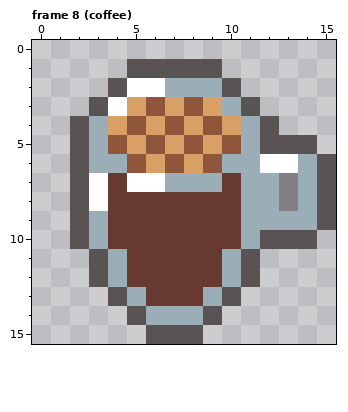
Two versions of one pixel-art file, res/ase/props.aseprite. Above, as it was before the edit.
16x16 pixels, 12 frames. Shown: frame 8 (coffee). The commit also changed other frames, which this record leaves out.
After the commit:
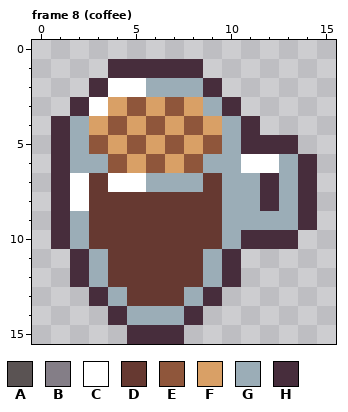
Palette (. is transparent): A #5a5353  B #847e87  C #ffffff  D #663931  E #8f563b  F #d9a066  G #9badb7  H #472d3c
Diff:
--- frame 8 (coffee)
@@ x 0..15 @@
  0 ................
- 1 .....AAAAA......
- 2 ....ACCGGGA.....
- 3 ...ACFEFEFGA....
- 4 ..AGFEFEFEFGA...
- 5 ..AGEFEFEFEGAAA.
- 6 ..AGGEFEFEGGCCGA
- 7 ..ACDCCGGGDGGBGA
- 8 ..ACDDDDDDDGGBGA
- 9 ..AGDDDDDDDGGGGA
-10 ..AGDDDDDDDGAAA.
-11 ...AGDDDDDGA....
-12 ...AGDDDDDGA....
-13 ....AGDDDGA.....
-14 .....AGGGA......
-15 ......AAA.......
+ 1 ....HHHHH.......
+ 2 ...HCCGGGH......
+ 3 ..HCFEFEFGH.....
+ 4 .HGFEFEFEFGH....
+ 5 .HGEFEFEFEGHHH..
+ 6 .HGGEFEFEGGCCGH.
+ 7 .HCDCCGGGDGGHGH.
+ 8 .HCDDDDDDDGGHGH.
+ 9 .HGDDDDDDDGGGGH.
+10 .HGDDDDDDDGHHH..
+11 ..HGDDDDDGH.....
+12 ..HGDDDDDGH.....
+13 ...HGDDDGH......
+14 ....HGGGH.......
+15 .....HHH........
Boxes around the changes in both pictures, in picture pixels (x1, y1, x2, y2):
changed: (51, 59, 336, 344)
